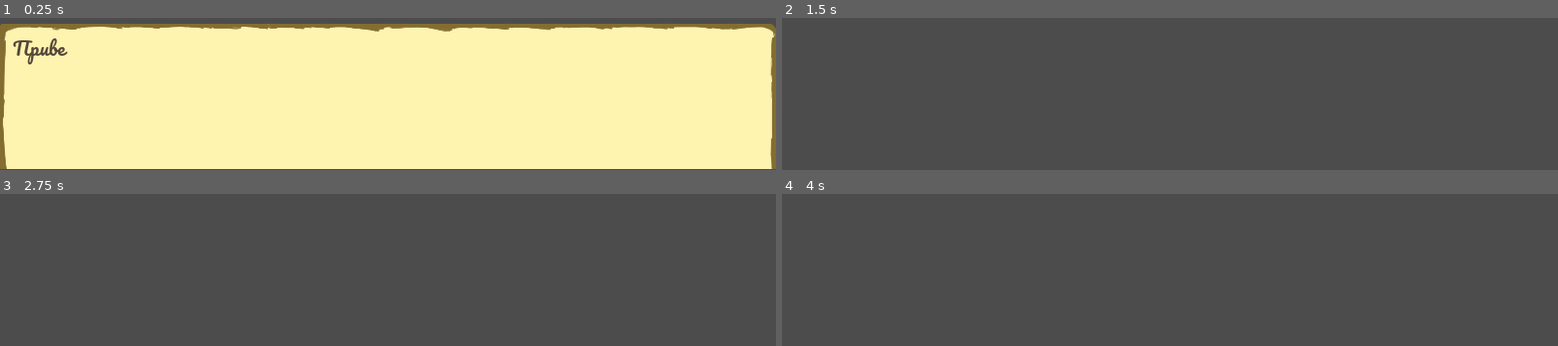
Above: before the commit, frames 1-4 (two rows, left to right).
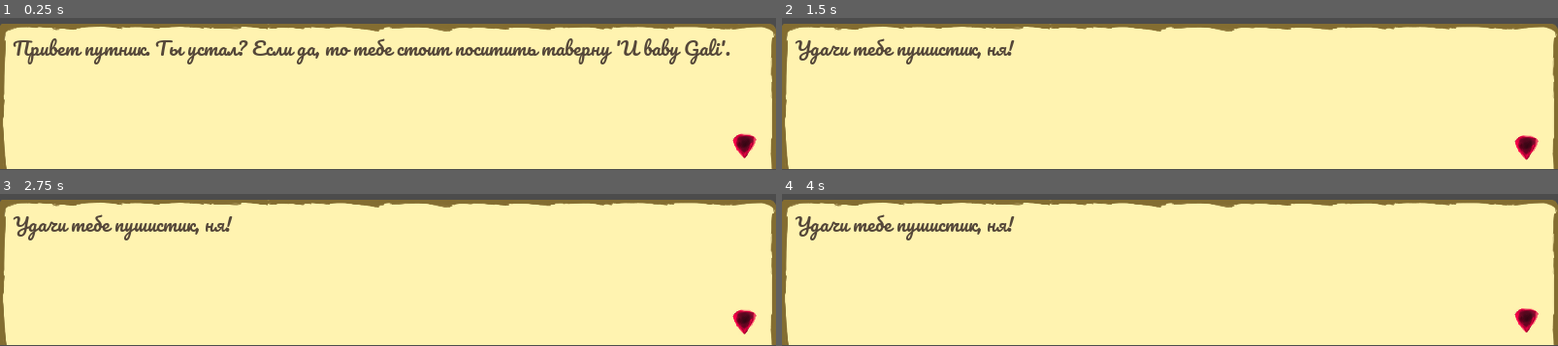
Above: after the commit, the same moments.

Repository: IceArrow256/visual-novel
Game: Godot game, scene res://main.tscn
Two runs of this game, one before a commit and one after it. Both use one fixed random seed, a clock stepped at 60 frames per second and the inputs below.
Inputs:
- Up to frame 1 (0.25 s): no input
- Up to frame 2 (1.5 s): tap Enter (ui_accept) at 0.5, 0.6, 0.77, 1.07, 1.35 s
- Up to frame 3 (2.75 s): tap Enter (ui_accept) at 1.52, 1.82, 2.1 s
- Up to frame 4 (4 s): tap Enter (ui_accept) at 2.75, 2.85, 3.02, 3.32, 3.5, 3.6, 3.77 s

The runs differ from the first frame. In frame 1, 4.2% of the frame differs, in the area x 8-98%, y 13-93%; in frame 2, 95%, in the area x 0-100%, y 3-100%; in frame 3, 95%; in frame 4, 95%.

Commit message:
second click show all text and fix bug with multiple click

Diff:
--- a/dialog_box.gd
+++ b/dialog_box.gd
@@ -1,13 +1,16 @@
 extends Control
+
+export(float) var speed = 7.0
 
 var dialog = [
 	"Привет путник. Ты устал? Если да, то тебе стоит поситить таверну 'U baby Gali'.",
 	"Изысканые напитки, прекрасные собеседники, и невероятные истории! Вот, что тебя ожидает в таверне 'U baby Gali'.",
-	"Удачи тебе путник, ня!"
+	"Удачи тебе пушистик, ня!"
 ]
 
 var dialog_index = 0
 var finished = false
+const MAX_LENGTH = 280.0
 
 func _ready():
 	load_dialog()
@@ -18,20 +21,16 @@
 		load_dialog()
 
 func load_dialog():
-	if dialog_index < dialog.size():
+	if $Tween.is_active():
+		$Tween.seek($Tween.get_runtime())
+	elif dialog_index < dialog.size():
 		finished = false
 		$RichTextLabel.bbcode_text = dialog[dialog_index]
-		$RichTextLabel.percent_visible = 0
-		var max_length = 0
-		for string in dialog:
-			max_length = max(string.length(), max_length)
-		var text_speed = $RichTextLabel.bbcode_text.length()*1.0 / max_length * 5
-		$Tween.interpolate_property($RichTextLabel, "percent_visible", 0, 1, text_speed, Tween.TRANS_LINEAR, Tween.EASE_IN_OUT)
+		$RichTextLabel.percent_visible = 0.0
+		var text_speed = $RichTextLabel.bbcode_text.length() / MAX_LENGTH * speed
+		$Tween.interpolate_property($RichTextLabel, "percent_visible", 0.0, 1.0, text_speed, Tween.TRANS_LINEAR, Tween.EASE_IN_OUT)
 		$Tween.start()
-	else:
-		queue_free()
-	dialog_index += 1
-
+		dialog_index += 1
 
 func _on_Tween_tween_completed(object, key):
 	finished = true
--- a/main.tscn
+++ b/main.tscn
@@ -44,6 +44,7 @@
 "_edit_group_": true,
 "_edit_use_anchors_": false
 }
+speed = 0.1
 
 [node name="TextureRect" type="TextureRect" parent="DialogBox"]
 anchor_right = 1.0
@@ -65,8 +66,6 @@
 custom_fonts/normal_font = SubResource( 1 )
 custom_colors/default_color = Color( 0.337255, 0.282353, 0.227451, 1 )
 bbcode_enabled = true
-bbcode_text = "Nya!000000000000000000000000000000000000000000000000000000000000000000000000000000000000000000000000000000000000000000000000000000000000000000000000000000000000000000000000000000000000000000000000000000000000000000000000000000000000000000000000000000000000000000000000000000000000"
-text = "Nya!000000000000000000000000000000000000000000000000000000000000000000000000000000000000000000000000000000000000000000000000000000000000000000000000000000000000000000000000000000000000000000000000000000000000000000000000000000000000000000000000000000000000000000000000000000000000"
 __meta__ = {
 "_edit_use_anchors_": false
 }
